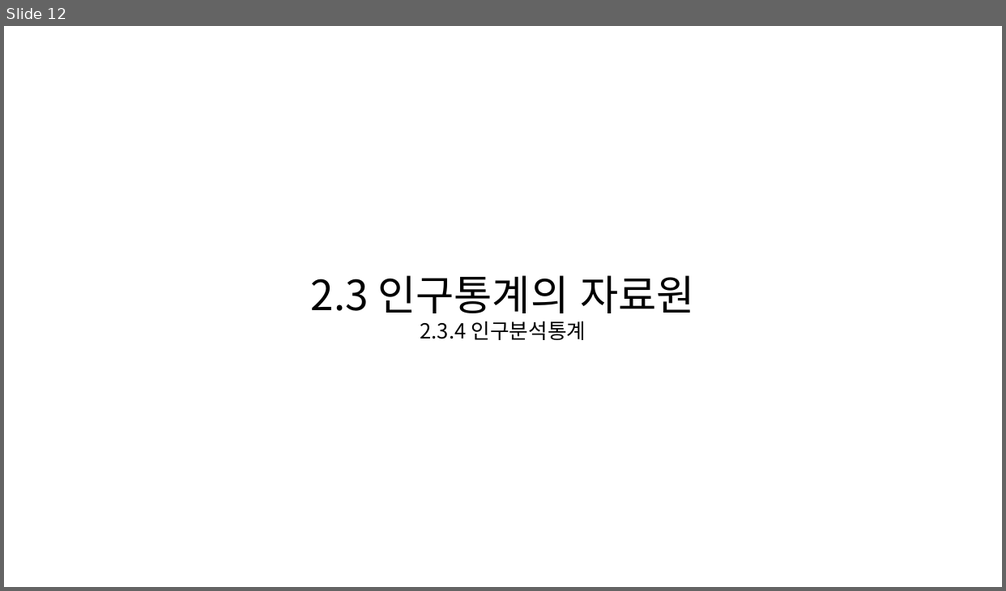
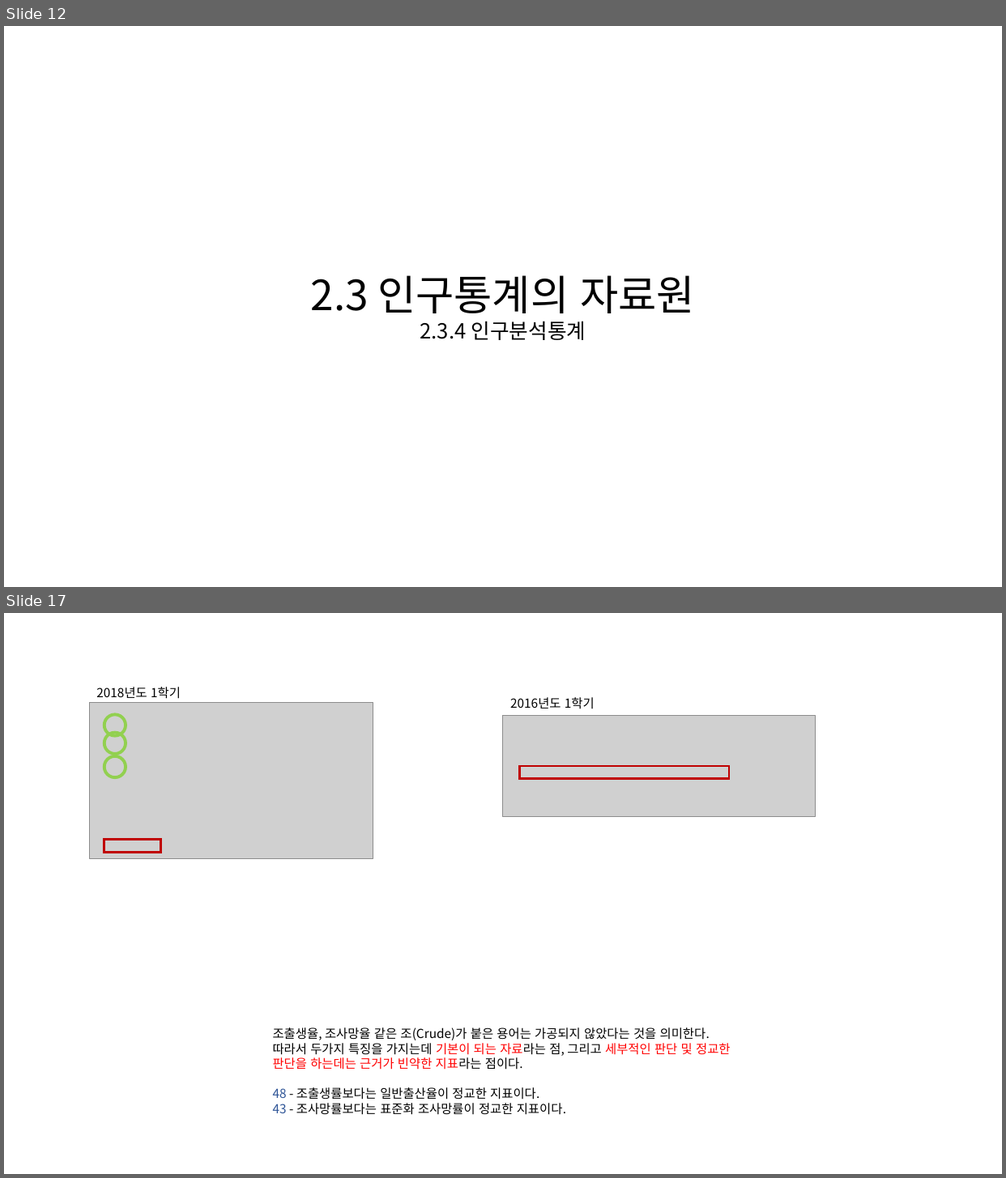
Before and after one commit to KNOU-STUDY/KNOU-UNDERSTANDING-NATIONAL-STATISTICS, a slide deck: previous_question/2장-인구통계.pptx. Shown one above the other, each under a label of ours: slide 12 before the commit, slides 12 and 17 after it; the slides between them are not shown. The pictures are 1006x591 and 1006x1178 pixels, drawn with LibreOffice and Linux fonts; fonts in the diff are those of the drawing; grey boxes stand for pictures. Boxes give left, top, right and bottom in pixels: in the first picture for what was removed or moved away, otherwise in the second. Text is boxed around its words. In the diff, an @@ line names an element or a change of style, - is before the commit and + after.

```diff
--- a/previous_question/2장-인구통계.pptx
+++ b/previous_question/2장-인구통계.pptx
@@ slide 17 added at (4, 613, 1002, 1174), background #FFFFFF @@
@@ picture added at (89, 703, 373, 859) @@
@@ text added at (96, 687, 181, 699), 12 pt, text #000000 @@
+2018년도 1학기
@@ text added at (510, 697, 594, 709), 12 pt, text #000000 @@
+2016년도 1학기
@@ ellipse added at (104, 715, 126, 736), outline #92D050 3 pt @@
@@ ellipse added at (104, 733, 126, 754), outline #92D050 3 pt @@
@@ picture added at (503, 716, 816, 816) @@
@@ ellipse added at (104, 756, 126, 777), outline #92D050 3 pt @@
@@ rectangle added at (520, 766, 730, 778), outline #C00000 2 pt @@
@@ rectangle added at (104, 839, 160, 852), outline #C00000 2 pt @@
@@ text added at (273, 1028, 730, 1115), 12 pt, text #000000 @@
+조출생율, 조사망율 같은 조(Crude)가 붙은 용어는 가공되지 않았다는 것을 의미한다.
+따라서 두가지 특징을 가지는데 기본이 되는 자료라는 점, 그리고 세부적인 판단 및 정교한 판단을 하는데는 근거가 빈약한 지표라는 점이다.
+48 - 조출생률보다는 일반출산율이 정교한 지표이다.
+43 - 조사망률보다는 표준화 조사망률이 정교한 지표이다.
```
Also in this commit, not shown: 2 slides changed, 4 other slides added.
